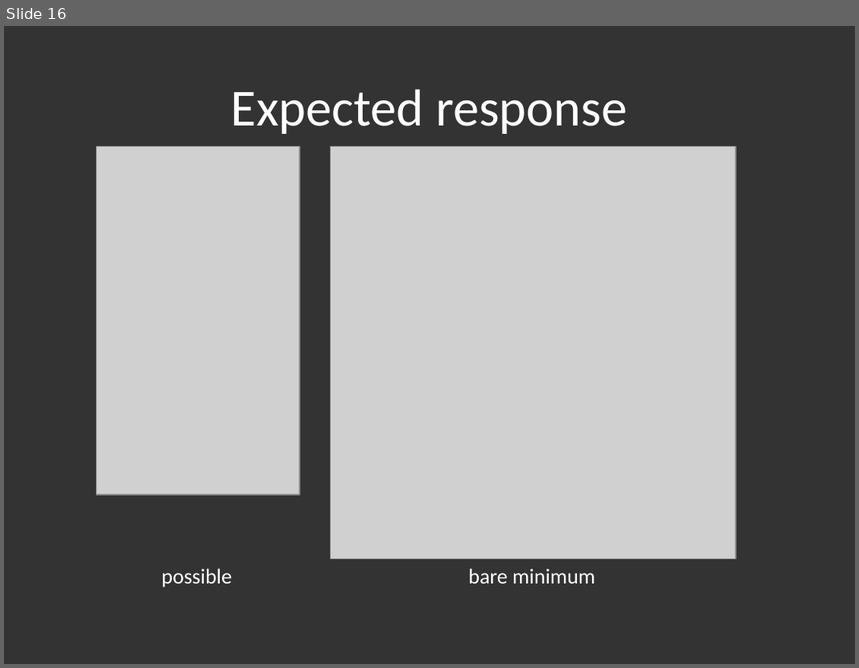
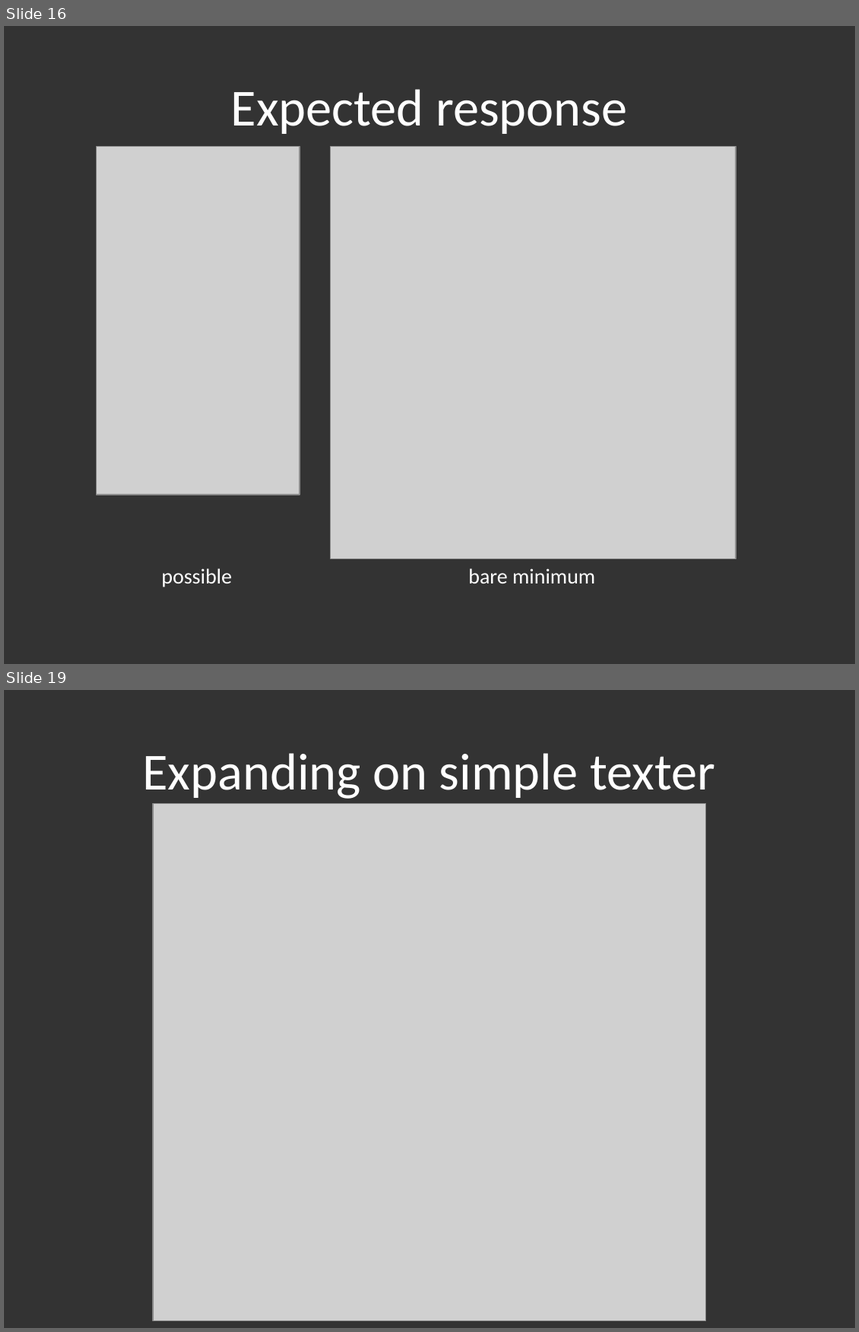
Before and after one commit to hlfshell/My-Robot-Friend---Alexa, a slide deck: My Robot Friend - Alexa.js.pptx. Shown one above the other, each under a label of ours: slide 16 before the commit, slides 16 and 19 after it; the slides between them are not shown. The pictures are 859x668 and 859x1332 pixels, drawn with LibreOffice and Linux fonts; fonts in the diff are those of the drawing; grey boxes stand for pictures. Boxes give left, top, right and bottom in pixels: in the first picture for what was removed or moved away, otherwise in the second. Text is boxed around its words. In the diff, an @@ line names an element or a change of style, - is before the commit and + after.

Commit message:
feature: Got custom slots and advanced texter example done and working

```diff
--- a/My Robot Friend - Alexa.js.pptx
+++ b/My Robot Friend - Alexa.js.pptx
@@ slide 19 added at [4, 690, 855, 1328], background #333333 @@
@@ title added at [143, 753, 715, 799], 44 pt, text #FFFFFF @@
+Expanding on simple texter
@@ picture added at [153, 803, 706, 1322] @@
```
Also in this commit, not shown: 2 slides changed, 1 other slide added, 1 other file.
